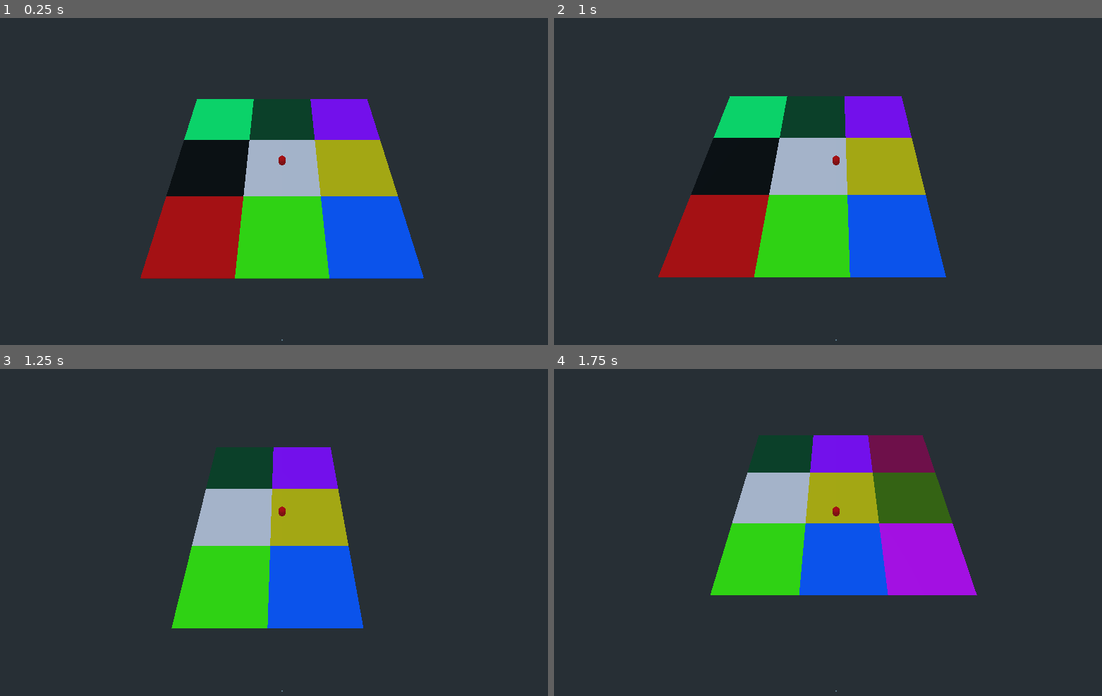
Above: before the commit, frames 1-4 (two rows, left to right).
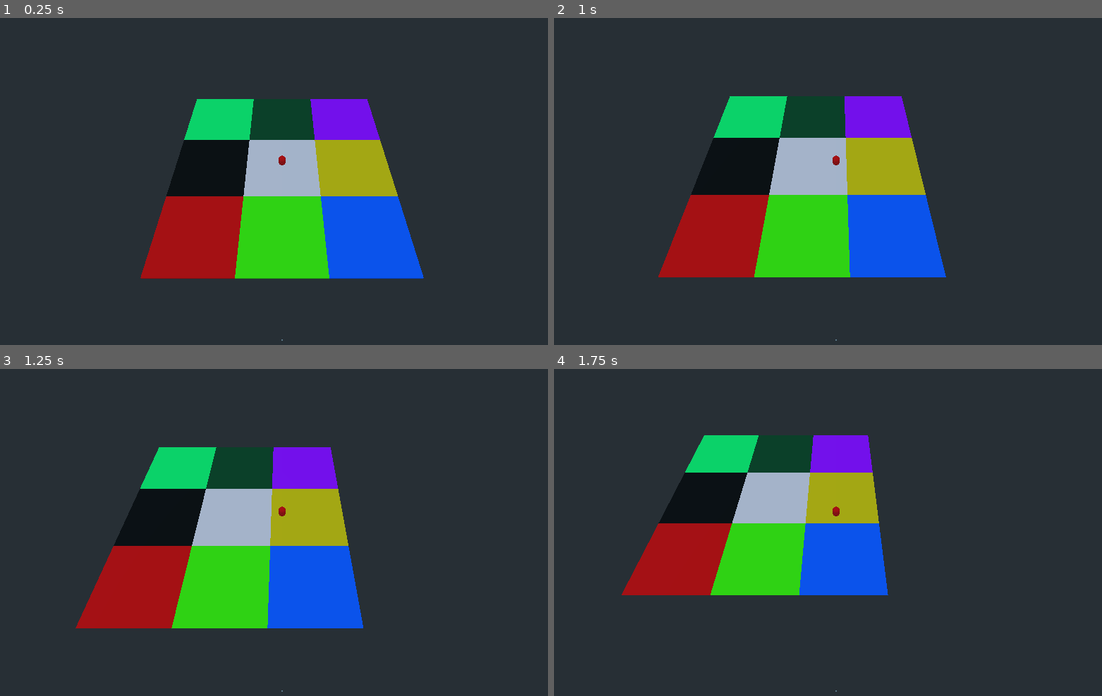
Above: after the commit, the same moments.

Repository: Liemaeu/Godot-MapLoadingTest
Game: Godot game, scene res://Map/Map.tscn
Same seed, same stepped clock (60 frames per second), same inputs: the game is played once before the commit and once after it.
Inputs:
- Up to frame 1 (0.25 s): no input
- Up to frame 2 (1 s): hold D (Right) from 0.53 s (still down)
- Up to frame 3 (1.25 s): keep holding D (Right)
- Up to frame 4 (1.75 s): release D (Right) at 1.28 s; hold S (Backward) from 1.28 s (still down)

Frames 1-2 are identical in both runs. In frame 3, 7.7% of the frame differs, in the area x 13-40%, y 23-80%; in frame 4, 13%, in the area x 12-78%, y 20-70%.
Error after the commit: Invalid get index '0' (on base: 'Nil'). (res://Map/Game.gd:94)

Commit message:
Update Game.gd

Diff:
--- a/Map/Game.gd
+++ b/Map/Game.gd
@@ -2,14 +2,9 @@
 
 var tiles_loaded = []
 var tiles_existing = []
-var tiles_should_loaded = []
 var tile_size = 20
-var thread_loading
-var thread_unloading
-var thread_loading_lock = false
-var thread_unloading_lock = false
-var timer_loading = Timer.new()
-var timer_unloading = Timer.new()
+var player_pos
+var thread_lock = false
 
 
 func _ready():
@@ -17,35 +12,17 @@
 	check_existing_tiles()
 	#adds startup tile
 	load_startup_tiles(2, 2)
-	#sets up the loading timer
-	timer_loading.connect("timeout", self, "_on_timer_loading_timeout")
-	timer_loading.wait_time = 0.1
-	add_child(timer_loading)
-	timer_loading.start()
-	#sets up the unloading timer
-	timer_unloading.connect("timeout", self, "_on_timer_unloading_timeout")
-	timer_unloading.wait_time = 0.1
-	add_child(timer_unloading)
-	timer_unloading.start()
+	#adds player x and z tile position
+	player_pos = [get_tile_x(), get_tile_z()]
 
 
 func _physics_process(delta):
-	check_tiles()
-
-
-
-func _on_timer_loading_timeout():
-	if thread_loading_lock == false:
-		thread_loading_lock = true
-		thread_loading = Thread.new()
-		thread_loading.start(self, "load_existing_tiles", null, 0)
-
-
-func _on_timer_unloading_timeout():
-	if thread_unloading_lock == false:
-		thread_unloading_lock = true
-		thread_unloading = Thread.new()
-		thread_unloading.start(self, "unload_unexisting_tiles", null, 0)
+	if player_pos[0] != get_tile_x() or player_pos[1] != get_tile_z():
+		if thread_lock == false:
+			thread_lock = true
+			player_pos = [get_tile_x(), get_tile_z()]
+			var thread = Thread.new()
+			thread.start(self, "check_tiles", player_pos, 0)
 
 
 #function to check for existing tiles
@@ -86,33 +63,6 @@
 		add_child(tile_load_temp)
 	tiles_loaded.append(tile_temp)
 
-#function to load all tiles that aren't loaded but should be
-func load_existing_tiles(arg):
-	var children = []
-	for i in get_children():
-		children.append(i.name)
-	for i in tiles_loaded:
-		if not children.has(i):
-			var tile_temp = load("res://Map/Tiles/" + i + ".tscn").instance()
-			var tilexz = i.split("Z", true, 1)
-			var x = tilexz[0]
-			x.erase(0, 1)
-			var z = tilexz[1]
-			var x_offset = tile_size / 2 + (int(x) - 1) * tile_size
-			var z_offset = tile_size / 2 + (int(z) - 1) * tile_size
-			tile_temp.global_translate(Vector3(x_offset, 0, z_offset))
-			add_child(tile_temp)
-	thread_loading_lock = false
-
-
-#function to unload all no longer in tiles_loaded existing tiles
-func unload_unexisting_tiles(arg):
-	for i in get_children():
-		if tiles_existing.has(i.name):
-			if not tiles_loaded.has(i.name):
-				get_node(i.name).queue_free()
-	thread_unloading_lock = false
-
 
 #function to get tile x position of player
 func get_tile_x():
@@ -137,33 +87,44 @@
 
 
 #function to load and unload tiles
-func check_tiles():
+func check_tiles(player_pos):
 	var tile_temp
 	#adds tiles that should be loaded to tiles_should_loaded
-	tiles_should_loaded.clear()
-	tile_temp = "X" + str(get_tile_x() - 1) + "Z" + str(get_tile_z() - 1)
+	var tiles_should_loaded = []
+	tile_temp = "X" + str(player_pos[0] - 1) + "Z" + str(player_pos[1] - 1)
 	tiles_should_loaded.append(tile_temp)
-	tile_temp = "X" + str(get_tile_x() - 1) + "Z" + str(get_tile_z())
+	tile_temp = "X" + str(player_pos[0] - 1) + "Z" + str(player_pos[1])
 	tiles_should_loaded.append(tile_temp)
-	tile_temp = "X" + str(get_tile_x() - 1) + "Z" + str(get_tile_z() + 1)
+	tile_temp = "X" + str(player_pos[0] - 1) + "Z" + str(player_pos[1] + 1)
 	tiles_should_loaded.append(tile_temp)
-	tile_temp = "X" + str(get_tile_x()) + "Z" + str(get_tile_z() - 1)
+	tile_temp = "X" + str(player_pos[0]) + "Z" + str(player_pos[1] - 1)
 	tiles_should_loaded.append(tile_temp)
-	tile_temp = "X" + str(get_tile_x()) + "Z" + str(get_tile_z())
+	tile_temp = "X" + str(player_pos[0]) + "Z" + str(player_pos[1])
 	tiles_should_loaded.append(tile_temp)
-	tile_temp = "X" + str(get_tile_x()) + "Z" + str(get_tile_z() + 1)
+	tile_temp = "X" + str(player_pos[0]) + "Z" + str(player_pos[1] + 1)
 	tiles_should_loaded.append(tile_temp)
-	tile_temp = "X" + str(get_tile_x() + 1) + "Z" + str(get_tile_z() - 1)
+	tile_temp = "X" + str(player_pos[0] + 1) + "Z" + str(player_pos[1] - 1)
 	tiles_should_loaded.append(tile_temp)
-	tile_temp = "X" + str(get_tile_x() + 1) + "Z" + str(get_tile_z())
+	tile_temp = "X" + str(player_pos[0] + 1) + "Z" + str(player_pos[1])
 	tiles_should_loaded.append(tile_temp)
-	tile_temp = "X" + str(get_tile_x() + 1) + "Z" + str(get_tile_z() + 1)
+	tile_temp = "X" + str(player_pos[0] + 1) + "Z" + str(player_pos[1] + 1)
 	tiles_should_loaded.append(tile_temp)
-	#removes all tiles that should no longer be loaded from tiles_loaded
+	#removes all tiles that should no longer be loaded
 	for i in tiles_loaded:
 		if not tiles_should_loaded.has(i):
 			tiles_loaded.erase(i)
-	#adds all tiles that should be loaded to tiles_loaded
+			get_node(i).queue_free()
+	#adds all tiles that should be loaded
 	for i in tiles_should_loaded:
-		if not tiles_loaded.has(i):
+		if not tiles_loaded.has(i) and tiles_existing.has(i):
 			tiles_loaded.append(i)
+			tile_temp = load("res://Map/Tiles/" + i + ".tscn").instance()
+			var tilexz = i.split("Z", true, 1)
+			var x = tilexz[0]
+			x.erase(0, 1)
+			var z = tilexz[1]
+			var x_offset = tile_size / 2 + (int(x) - 1) * tile_size
+			var z_offset = tile_size / 2 + (int(z) - 1) * tile_size
+			tile_temp.global_translate(Vector3(x_offset, 0, z_offset))
+			add_child(tile_temp)
+	thread_lock = false
